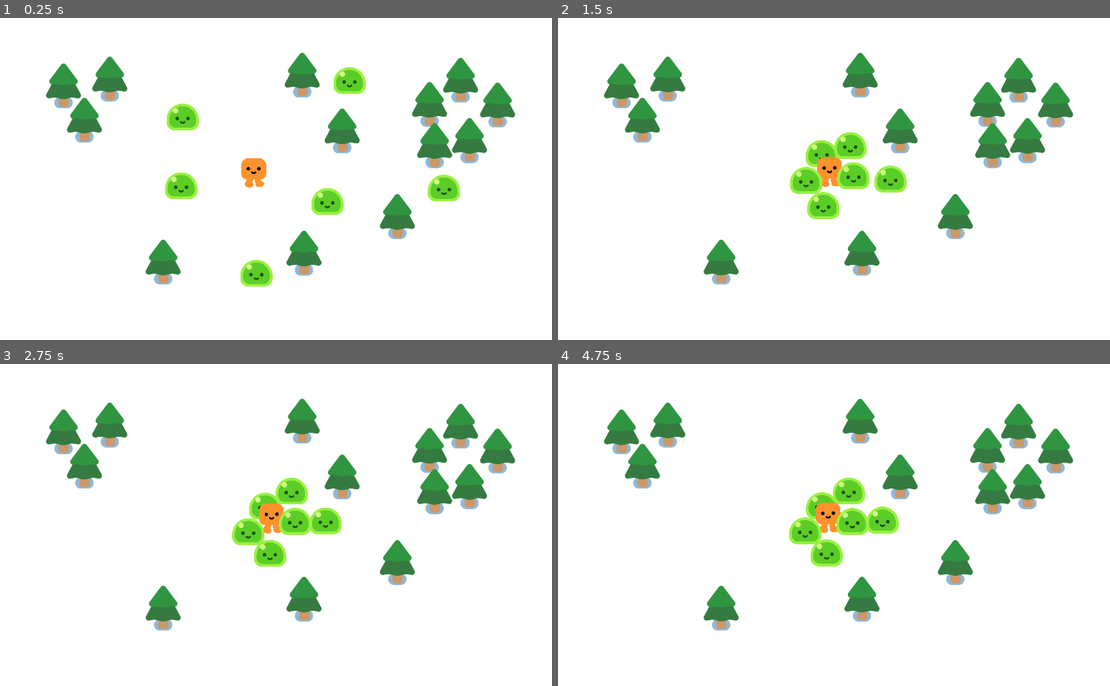
Above: before the commit, frames 1-4 (two rows, left to right).
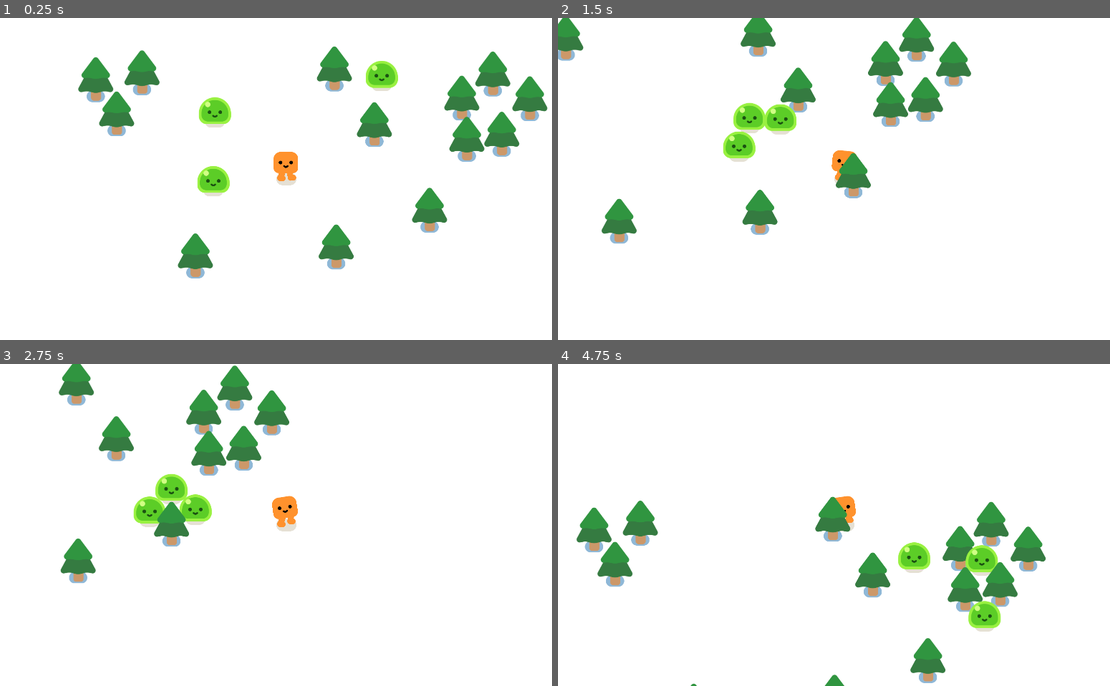
Above: after the commit, the same moments.

Repository: peeryo/Survivors
Game: Godot game, scene res://survivors_game.tscn
The game is run twice, just before and just after one commit, with the same random seed, the same clock (stepped at 60 frames per second) and the same inputs.
Inputs:
- Up to frame 1 (0.25 s): no input
- Up to frame 2 (1.5 s): hold D (move_right) 0.53-1.28 s; hold S (move_down) from 1.28 s (still down)
- Up to frame 3 (2.75 s): release S (move_down) at 2.03 s; hold D (move_right) from 2.03 s (still down)
- Up to frame 4 (4.75 s): release D (move_right) at 2.78 s; hold W (move_up) 2.78-3.53 s; hold A (move_left) from 3.53 s (still down)

The runs differ from the first frame. In frame 1, 17% of the frame differs, in the area x 8-100%, y 8-84%; in frame 2, 17%; in frame 3, 16%; in frame 4, 16%.

Commit message:
Added camera
used Layers in inspector to set it to -30 so it always appears on the bottom no matter where it is in the scene tree

Diff:
--- a/player.tscn
+++ b/player.tscn
@@ -14,3 +14,5 @@
 
 [node name="CollisionShape2D" type="CollisionShape2D" parent="."]
 shape = SubResource("CircleShape2D_ovk1i")
+
+[node name="Camera2D" type="Camera2D" parent="."]
--- a/survivors_game.tscn
+++ b/survivors_game.tscn
@@ -7,7 +7,10 @@
 [node name="Game" type="Node2D"]
 y_sort_enabled = true
 
-[node name="ColorRect" type="ColorRect" parent="."]
+[node name="CanvasLayer" type="CanvasLayer" parent="."]
+layer = -30
+
+[node name="ColorRect" type="ColorRect" parent="CanvasLayer"]
 offset_right = 1924.0
 offset_bottom = 1091.0
 
@@ -61,12 +64,3 @@
 
 [node name="Mob3" parent="." instance=ExtResource("3_vn361")]
 position = Vector2(1225, 193)
-
-[node name="Mob4" parent="." instance=ExtResource("3_vn361")]
-position = Vector2(861, 967)
-
-[node name="Mob5" parent="." instance=ExtResource("3_vn361")]
-position = Vector2(1168, 677)
-
-[node name="Mob6" parent="." instance=ExtResource("3_vn361")]
-position = Vector2(1563, 612)
